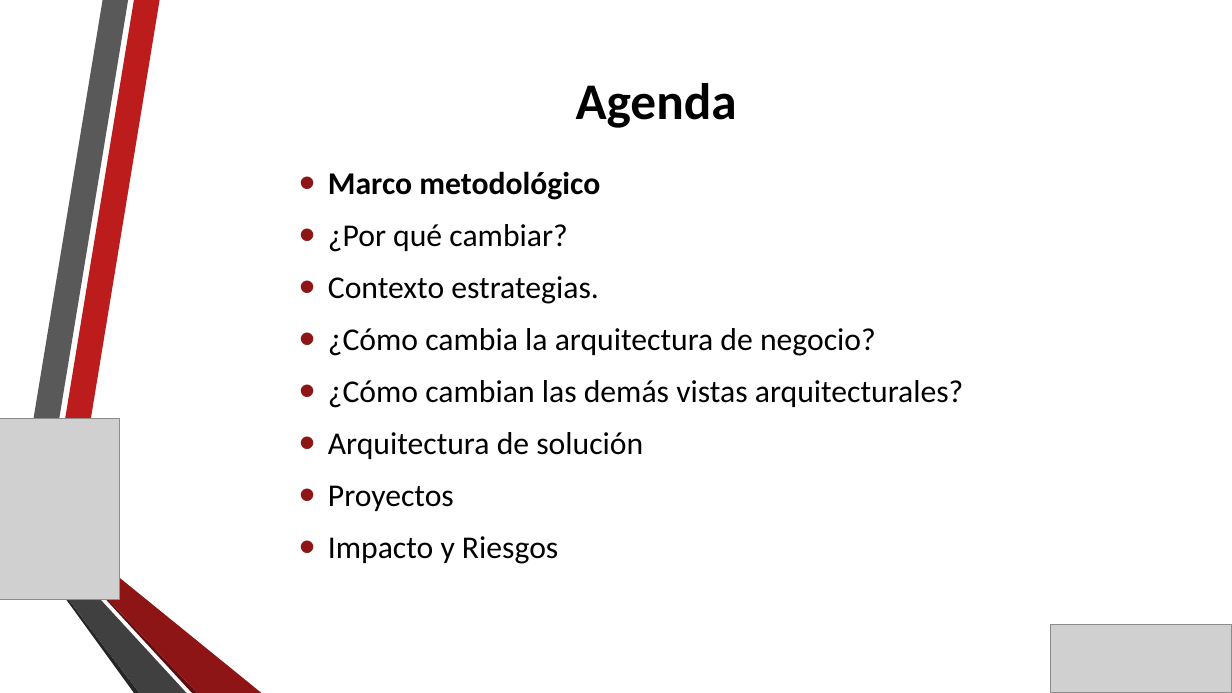
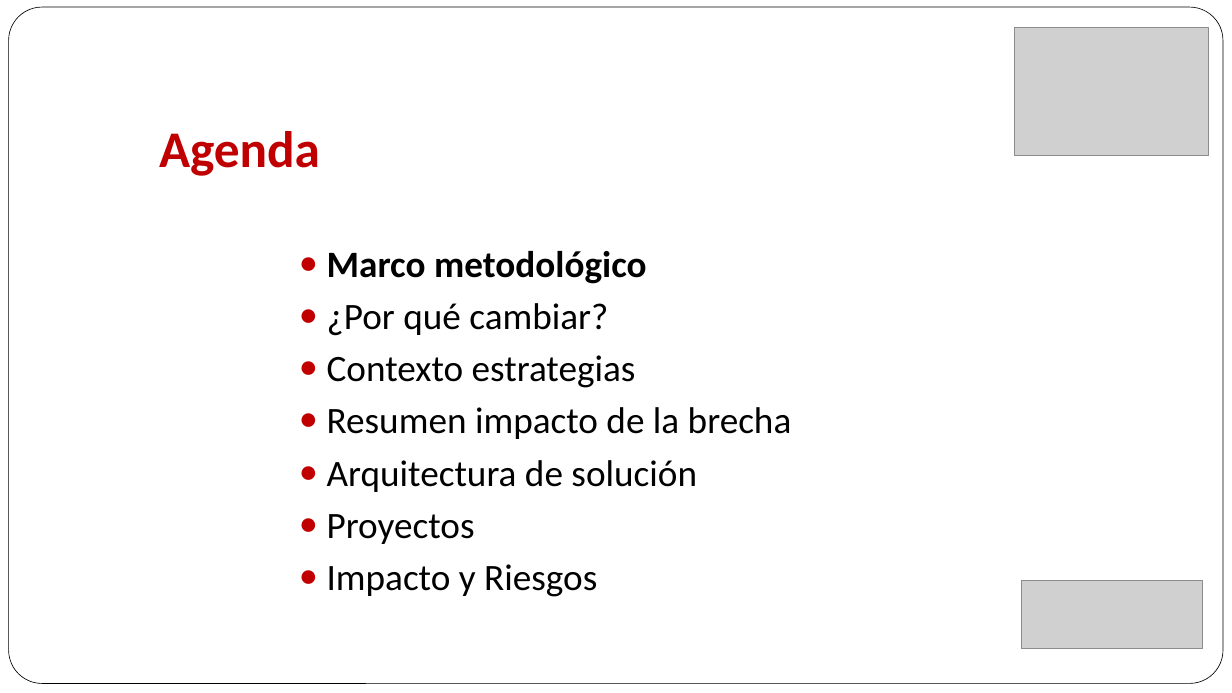
Before and after one commit to gaudisolutions/ecos, a slide deck: slide 2 of Proyecto I/Presentación/Arquitectura Objetivo MPLA.pptx. Drawn at 1232x693 pixels with LibreOffice and Linux fonts; fonts in the diff are those of the drawing; grey boxes stand for pictures; background and template pictures are left out. Boxes give left, top, right and bottom in pixels: in the first picture for what was removed or moved away, otherwise in the second. Text is boxed around its words. In the diff, an @@ line names an element or a change of style, - is before the commit and + after.

```diff
--- a/Proyecto I/Presentación/Arquitectura Objetivo MPLA.pptx
+++ b/Proyecto I/Presentación/Arquitectura Objetivo MPLA.pptx
@@ rounded rectangle added at (8, 7, 1223, 684), fill #FFFFFF, outline #000000 0.5 pt @@
@@ title "Agenda" at (159, 131, 320, 176): text colour #000000 to #C00000; alignment centre to left; vertical alignment middle to bottom @@
@@ picture added at (1015, 27, 1209, 155) @@
@@ text "Marco metodológico" at (327, 251, 792, 597): vertical alignment middle to top @@
@@ text at (327, 251, 697, 597): size 24.6 to 29 pt in "Marco metodológico", "¿Por qué cambiar?", "Arquitectura de solución", "Proyectos" and 1 more places; bullet • to ●; less space between paragraphs; bullet colour #8D1515 to #C00000 @@
@@ text at (327, 355, 792, 439): text changed; size 24.6 to 29 pt @@
-• Contexto estrategias.
-• ¿Cómo cambia la arquitectura de negocio?
-• ¿Cómo cambian las demás vistas arquitecturales?
+● Contexto estrategias
+● Resumen impacto de la brecha
@@ picture removed at (0, 419, 119, 600) @@
@@ group removed at (15, 0, 262, 693): 6 freeform shapes @@
@@ picture: place and size @@
-picture at (1051, 625, 1232, 693)
+picture at (1021, 580, 1202, 649)
```
Also in this commit, not shown: 20 other slides changed, 4 slides added, 12 slides removed, 1 other file.
